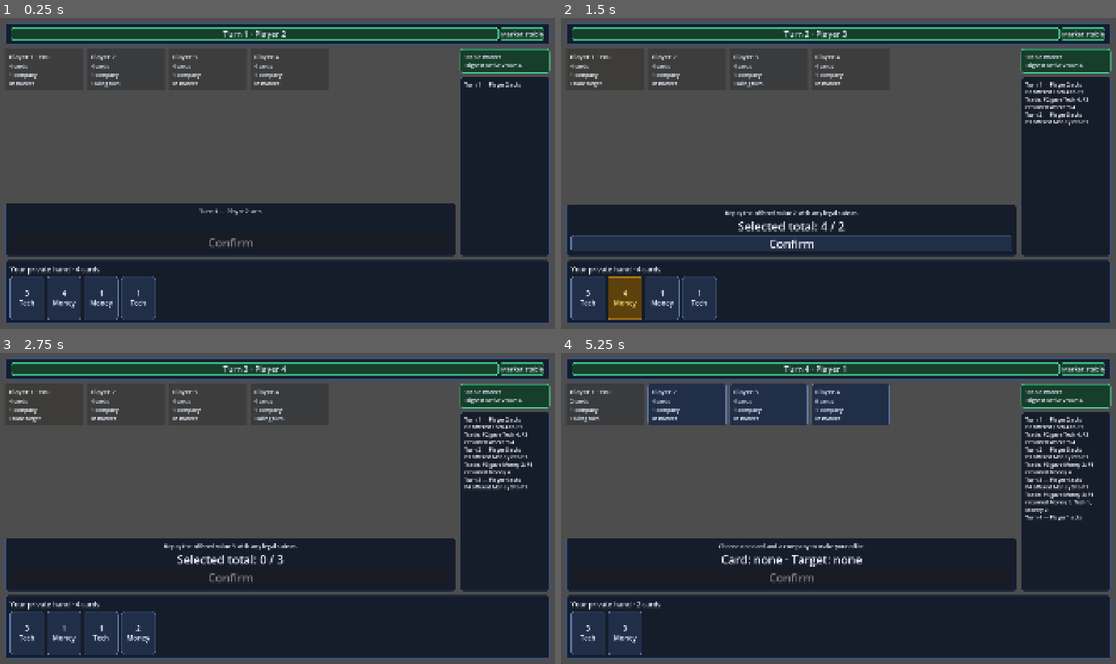
Above: before the commit, frames 1-4 (two rows, left to right).
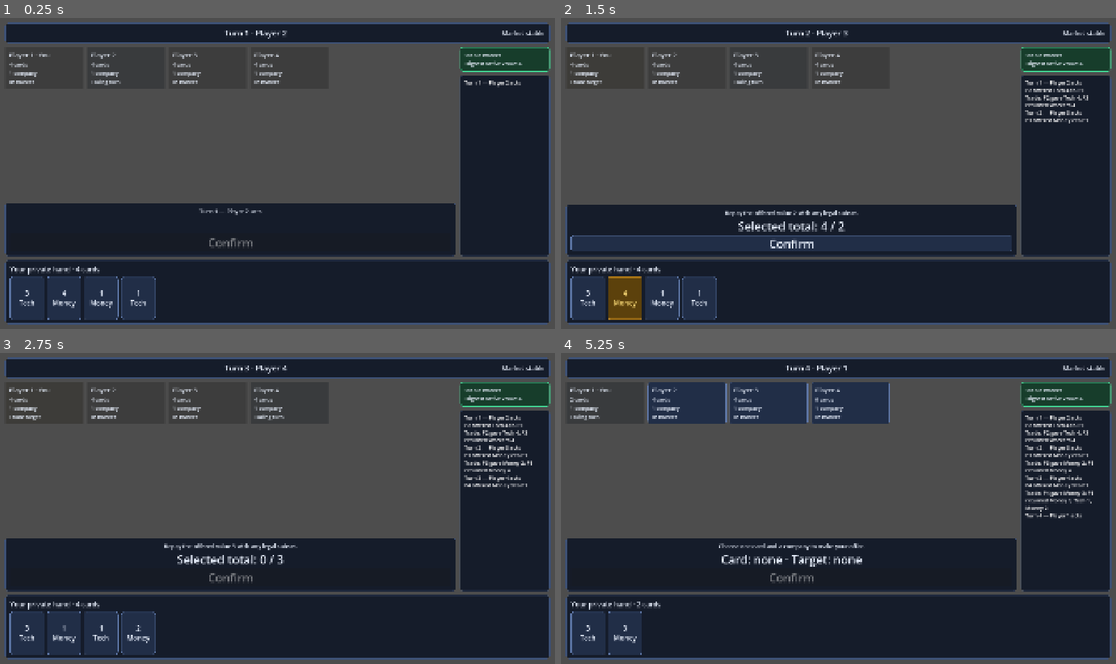
Above: after the commit, the same moments.

Repository: prelios/capitalism
Game: Godot game, scene res://game_controller.tscn
Two runs of this game, one before a commit and one after it. Both use one fixed random seed, a clock stepped at 60 frames per second and the inputs below.
Inputs:
- Up to frame 1 (0.25 s): no input
- Up to frame 2 (1.5 s): click "3 Tech" at 0.5 s; click "4 Money" at 1.25 s
- Up to frame 3 (2.75 s): click "Confirm" at 2 s
- Up to frame 4 (5.25 s): click "1 Money" at 2.75 s; click "1 Tech" at 3.5 s; click "2 Money" at 4.25 s; click "Confirm" at 5 s

The runs differ from the first frame. In frame 1, 6.9% of the frame differs, in the area x 0-100%, y 2-23%; in frame 2, 7.5%; in frame 3, 8.1%; in frame 4, 8.9%, in the area x 0-100%, y 2-54%.

Commit message:
Fix borders in header

Diff:
--- a/godot/ui/game_table.gd
+++ b/godot/ui/game_table.gd
@@ -170,8 +170,6 @@
 	style.corner_radius_top_right = 10
 	style.corner_radius_bottom_left = 10
 	style.corner_radius_bottom_right = 10
-	_turn_status.add_theme_stylebox_override("panel", style)
-	_market_status.add_theme_stylebox_override("panel", style)
 	_market_tracker.add_theme_stylebox_override("panel", style)
 
 
--- a/godot/ui/game_table.tscn
+++ b/godot/ui/game_table.tscn
@@ -1,9 +1,13 @@
-[gd_scene load_steps=3 format=3]
-
-[ext_resource type="Script" path="res://ui/game_table.gd" id="1"]
-[ext_resource type="Theme" path="res://ui/capitalism_theme.tres" id="2"]
-
-[node name="GameTable" type="Control"]
+[gd_scene format=3 uid="uid://c2o03rg6xnqg6"]
+
+[ext_resource type="Script" uid="uid://br67l3ho0g11" path="res://ui/game_table.gd" id="1"]
+[ext_resource type="Theme" uid="uid://ddpelfcpfeibm" path="res://ui/capitalism_theme.tres" id="2"]
+
+[sub_resource type="StyleBoxEmpty" id="StyleBoxEmpty_v8b5v"]
+
+[sub_resource type="StyleBoxEmpty" id="StyleBoxEmpty_xu7lg"]
+
+[node name="GameTable" type="Control" unique_id=1331214142]
 layout_mode = 3
 anchors_preset = 15
 anchor_right = 1.0
@@ -13,7 +17,7 @@
 theme = ExtResource("2")
 script = ExtResource("1")
 
-[node name="Margin" type="MarginContainer" parent="."]
+[node name="Margin" type="MarginContainer" parent="." unique_id=1989081412]
 layout_mode = 1
 anchors_preset = 15
 anchor_right = 1.0
@@ -25,167 +29,168 @@
 grow_horizontal = 2
 grow_vertical = 2
 
-[node name="Layout" type="VBoxContainer" parent="Margin"]
+[node name="Layout" type="VBoxContainer" parent="Margin" unique_id=1688709076]
 layout_mode = 2
 theme_override_constants/separation = 14
 
-[node name="Header" type="PanelContainer" parent="Margin/Layout"]
-layout_mode = 2
-
-[node name="Margin" type="MarginContainer" parent="Margin/Layout/Header"]
+[node name="Header" type="PanelContainer" parent="Margin/Layout" unique_id=125324909]
+layout_mode = 2
+
+[node name="Margin" type="MarginContainer" parent="Margin/Layout/Header" unique_id=2146049913]
 layout_mode = 2
 theme_override_constants/margin_left = 18
 theme_override_constants/margin_top = 14
 theme_override_constants/margin_right = 18
 theme_override_constants/margin_bottom = 14
 
-[node name="Content" type="HBoxContainer" parent="Margin/Layout/Header/Margin"]
-layout_mode = 2
-
-[node name="TurnStatus" type="PanelContainer" parent="Margin/Layout/Header/Margin/Content"]
-layout_mode = 2
-size_flags_horizontal = 3
-
-[node name="Turn" type="Label" parent="Margin/Layout/Header/Margin/Content/TurnStatus"]
-layout_mode = 2
-horizontal_alignment = 1
-vertical_alignment = 1
+[node name="Content" type="HBoxContainer" parent="Margin/Layout/Header/Margin" unique_id=293321887]
+layout_mode = 2
+
+[node name="TurnStatus" type="PanelContainer" parent="Margin/Layout/Header/Margin/Content" unique_id=949619865]
+layout_mode = 2
+size_flags_horizontal = 3
+theme_override_styles/panel = SubResource("StyleBoxEmpty_v8b5v")
+
+[node name="Turn" type="Label" parent="Margin/Layout/Header/Margin/Content/TurnStatus" unique_id=2013835479]
+layout_mode = 2
 theme_override_font_sizes/font_size = 28
 text = "Turn"
-
-[node name="MarketStatus" type="PanelContainer" parent="Margin/Layout/Header/Margin/Content"]
-layout_mode = 2
-
-[node name="Market" type="Label" parent="Margin/Layout/Header/Margin/Content/MarketStatus"]
-layout_mode = 2
 horizontal_alignment = 1
 vertical_alignment = 1
+
+[node name="MarketStatus" type="PanelContainer" parent="Margin/Layout/Header/Margin/Content" unique_id=1123307909]
+layout_mode = 2
+theme_override_styles/panel = SubResource("StyleBoxEmpty_xu7lg")
+
+[node name="Market" type="Label" parent="Margin/Layout/Header/Margin/Content/MarketStatus" unique_id=850210501]
+layout_mode = 2
 theme_override_font_sizes/font_size = 22
 text = "Market"
-
-[node name="Main" type="HBoxContainer" parent="Margin/Layout"]
+horizontal_alignment = 1
+vertical_alignment = 1
+
+[node name="Main" type="HBoxContainer" parent="Margin/Layout" unique_id=843607115]
 custom_minimum_size = Vector2(0, 410)
 layout_mode = 2
 size_flags_vertical = 3
 theme_override_constants/separation = 14
 
-[node name="Center" type="VBoxContainer" parent="Margin/Layout/Main"]
+[node name="Center" type="VBoxContainer" parent="Margin/Layout/Main" unique_id=1474860335]
 layout_mode = 2
 size_flags_horizontal = 3
 theme_override_constants/separation = 10
 
-[node name="SeatScroll" type="ScrollContainer" parent="Margin/Layout/Main/Center"]
+[node name="SeatScroll" type="ScrollContainer" parent="Margin/Layout/Main/Center" unique_id=695242849]
 custom_minimum_size = Vector2(480, 280)
 layout_mode = 2
 size_flags_vertical = 3
 
-[node name="Seats" type="HFlowContainer" parent="Margin/Layout/Main/Center/SeatScroll"]
+[node name="Seats" type="HFlowContainer" parent="Margin/Layout/Main/Center/SeatScroll" unique_id=2090878551]
 layout_mode = 2
 size_flags_horizontal = 3
 theme_override_constants/h_separation = 12
 theme_override_constants/v_separation = 12
 
-[node name="Trade" type="PanelContainer" parent="Margin/Layout/Main/Center"]
+[node name="Trade" type="PanelContainer" parent="Margin/Layout/Main/Center" unique_id=2103910319]
 custom_minimum_size = Vector2(0, 108)
 layout_mode = 2
 
-[node name="Margin" type="MarginContainer" parent="Margin/Layout/Main/Center/Trade"]
+[node name="Margin" type="MarginContainer" parent="Margin/Layout/Main/Center/Trade" unique_id=1390981439]
 layout_mode = 2
 theme_override_constants/margin_left = 16
 theme_override_constants/margin_top = 14
 theme_override_constants/margin_right = 16
 theme_override_constants/margin_bottom = 14
 
-[node name="Content" type="VBoxContainer" parent="Margin/Layout/Main/Center/Trade/Margin"]
-layout_mode = 2
-
-[node name="TradeStatus" type="Label" parent="Margin/Layout/Main/Center/Trade/Margin/Content"]
-layout_mode = 2
-horizontal_alignment = 1
-vertical_alignment = 1
+[node name="Content" type="VBoxContainer" parent="Margin/Layout/Main/Center/Trade/Margin" unique_id=1113120707]
+layout_mode = 2
+
+[node name="TradeStatus" type="Label" parent="Margin/Layout/Main/Center/Trade/Margin/Content" unique_id=607182023]
+layout_mode = 2
 theme_override_font_sizes/font_size = 20
 text = "Trade floor ready"
-
-[node name="Selection" type="Label" parent="Margin/Layout/Main/Center/Trade/Margin/Content"]
-layout_mode = 2
-horizontal_alignment = 1
-
-[node name="Confirm" type="Button" parent="Margin/Layout/Main/Center/Trade/Margin/Content"]
+horizontal_alignment = 1
+vertical_alignment = 1
+
+[node name="Selection" type="Label" parent="Margin/Layout/Main/Center/Trade/Margin/Content" unique_id=393879710]
+layout_mode = 2
+horizontal_alignment = 1
+
+[node name="Confirm" type="Button" parent="Margin/Layout/Main/Center/Trade/Margin/Content" unique_id=1531564266]
 layout_mode = 2
 focus_mode = 0
 text = "Confirm"
 
-[node name="Sidebar" type="VBoxContainer" parent="Margin/Layout/Main"]
+[node name="Sidebar" type="VBoxContainer" parent="Margin/Layout/Main" unique_id=343728360]
 custom_minimum_size = Vector2(310, 0)
 layout_mode = 2
 theme_override_constants/separation = 12
 
-[node name="Market" type="PanelContainer" parent="Margin/Layout/Main/Sidebar"]
-layout_mode = 2
-
-[node name="Margin" type="MarginContainer" parent="Margin/Layout/Main/Sidebar/Market"]
+[node name="Market" type="PanelContainer" parent="Margin/Layout/Main/Sidebar" unique_id=94311499]
+layout_mode = 2
+
+[node name="Margin" type="MarginContainer" parent="Margin/Layout/Main/Sidebar/Market" unique_id=1687652119]
 layout_mode = 2
 theme_override_constants/margin_left = 14
 theme_override_constants/margin_top = 12
 theme_override_constants/margin_right = 14
 theme_override_constants/margin_bottom = 12
 
-[node name="Content" type="Label" parent="Margin/Layout/Main/Sidebar/Market/Margin"]
+[node name="Content" type="Label" parent="Margin/Layout/Main/Sidebar/Market/Margin" unique_id=412801446]
 layout_mode = 2
 theme_override_font_sizes/font_size = 18
 text = "Market"
 
-[node name="History" type="PanelContainer" parent="Margin/Layout/Main/Sidebar"]
-layout_mode = 2
-size_flags_vertical = 3
-
-[node name="Margin" type="MarginContainer" parent="Margin/Layout/Main/Sidebar/History"]
+[node name="History" type="PanelContainer" parent="Margin/Layout/Main/Sidebar" unique_id=742579116]
+layout_mode = 2
+size_flags_vertical = 3
+
+[node name="Margin" type="MarginContainer" parent="Margin/Layout/Main/Sidebar/History" unique_id=612805867]
 layout_mode = 2
 theme_override_constants/margin_left = 14
 theme_override_constants/margin_top = 12
 theme_override_constants/margin_right = 14
 theme_override_constants/margin_bottom = 12
 
-[node name="Content" type="RichTextLabel" parent="Margin/Layout/Main/Sidebar/History/Margin"]
+[node name="Content" type="RichTextLabel" parent="Margin/Layout/Main/Sidebar/History/Margin" unique_id=1896601793]
 custom_minimum_size = Vector2(0, 220)
 layout_mode = 2
+theme_override_font_sizes/normal_font_size = 18
 bbcode_enabled = true
-fit_content = false
-theme_override_font_sizes/normal_font_size = 18
-
-[node name="Hand" type="PanelContainer" parent="Margin/Layout"]
+
+[node name="Hand" type="PanelContainer" parent="Margin/Layout" unique_id=1093851484]
 custom_minimum_size = Vector2(0, 210)
 layout_mode = 2
 
-[node name="Margin" type="MarginContainer" parent="Margin/Layout/Hand"]
+[node name="Margin" type="MarginContainer" parent="Margin/Layout/Hand" unique_id=996731243]
 layout_mode = 2
 theme_override_constants/margin_left = 16
 theme_override_constants/margin_top = 14
 theme_override_constants/margin_right = 16
 theme_override_constants/margin_bottom = 14
 
-[node name="Content" type="VBoxContainer" parent="Margin/Layout/Hand/Margin"]
+[node name="Content" type="VBoxContainer" parent="Margin/Layout/Hand/Margin" unique_id=529138856]
 layout_mode = 2
 theme_override_constants/separation = 8
 
-[node name="Title" type="Label" parent="Margin/Layout/Hand/Margin/Content"]
+[node name="Title" type="Label" parent="Margin/Layout/Hand/Margin/Content" unique_id=204990105]
 layout_mode = 2
 theme_override_font_sizes/font_size = 24
 text = "Your private hand"
 
-[node name="HandScroll" type="ScrollContainer" parent="Margin/Layout/Hand/Margin/Content"]
+[node name="HandScroll" type="ScrollContainer" parent="Margin/Layout/Hand/Margin/Content" unique_id=1002215801]
 custom_minimum_size = Vector2(0, 148)
 layout_mode = 2
 size_flags_vertical = 3
 horizontal_scroll_mode = 0
 
-[node name="Hand" type="HFlowContainer" parent="Margin/Layout/Hand/Margin/Content/HandScroll"]
+[node name="Hand" type="HFlowContainer" parent="Margin/Layout/Hand/Margin/Content/HandScroll" unique_id=2119927955]
 layout_mode = 2
 size_flags_horizontal = 3
 theme_override_constants/h_separation = 10
 theme_override_constants/v_separation = 10
 
-[node name="Result" type="PanelContainer" parent="."]
+[node name="Result" type="PanelContainer" parent="." unique_id=1743923002]
 visible = false
 layout_mode = 1
 anchors_preset = 8
@@ -200,31 +205,31 @@
 grow_horizontal = 2
 grow_vertical = 2
 
-[node name="Margin" type="MarginContainer" parent="Result"]
+[node name="Margin" type="MarginContainer" parent="Result" unique_id=213046081]
 layout_mode = 2
 theme_override_constants/margin_left = 28
 theme_override_constants/margin_top = 24
 theme_override_constants/margin_right = 28
 theme_override_constants/margin_bottom = 24
 
-[node name="Content" type="VBoxContainer" parent="Result/Margin"]
+[node name="Content" type="VBoxContainer" parent="Result/Margin" unique_id=114100616]
 layout_mode = 2
 theme_override_constants/separation = 14
 
-[node name="Title" type="Label" parent="Result/Margin/Content"]
-layout_mode = 2
-horizontal_alignment = 1
+[node name="Title" type="Label" parent="Result/Margin/Content" unique_id=1824661283]
+layout_mode = 2
 theme_override_font_sizes/font_size = 28
-
-[node name="Detail" type="Label" parent="Result/Margin/Content"]
+horizontal_alignment = 1
+
+[node name="Detail" type="Label" parent="Result/Margin/Content" unique_id=678125115]
 layout_mode = 2
 horizontal_alignment = 1
 autowrap_mode = 2
 
-[node name="FastForward" type="Button" parent="Result/Margin/Content"]
+[node name="FastForward" type="Button" parent="Result/Margin/Content" unique_id=1723478979]
 layout_mode = 2
 text = "Fast-forward spectators"
 
-[node name="Rematch" type="Button" parent="Result/Margin/Content"]
+[node name="Rematch" type="Button" parent="Result/Margin/Content" unique_id=198230887]
 layout_mode = 2
 text = "Start a new match"
